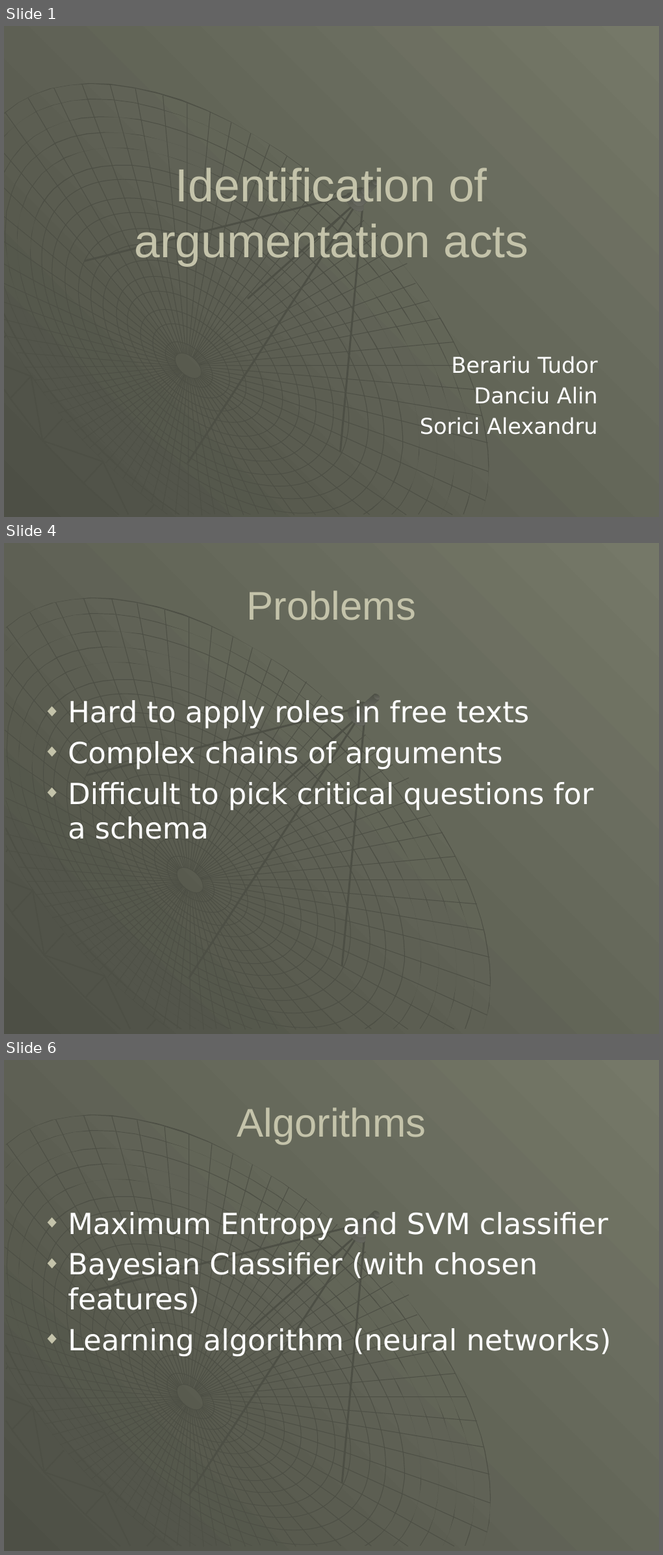
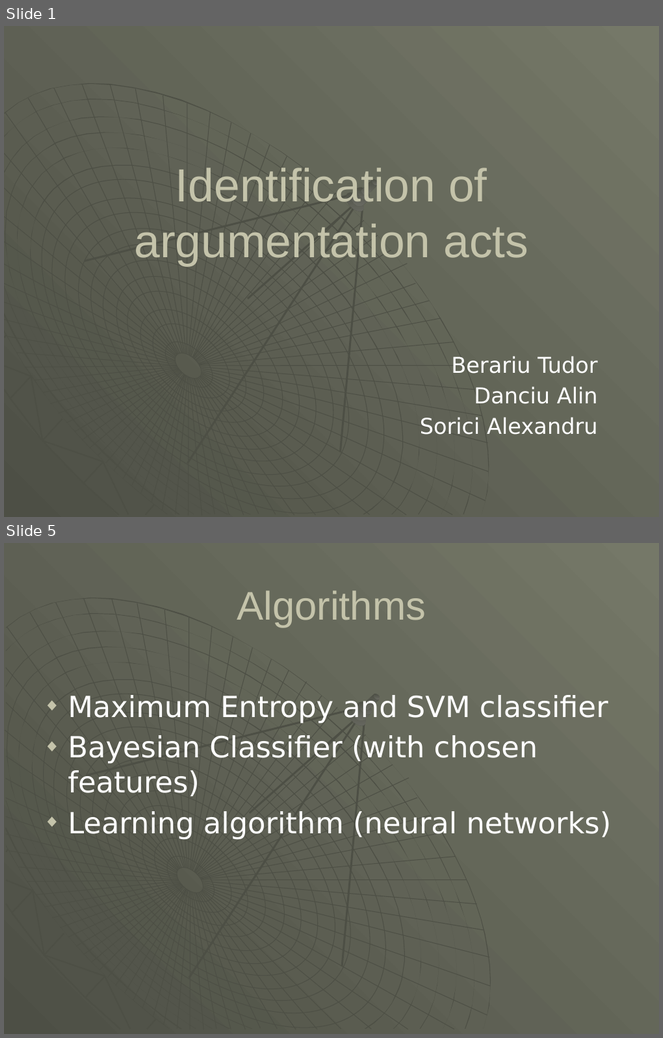
Before and after one commit to asorici/argument-act, a slide deck: presentations/milestone_3/Identification of argumentation acts in chat conversations.pptx. Shown one above the other, each under a label of ours: slides 1, 4 and 6 before the commit, slides 1 and 5 after it; the slides between them are not shown. The pictures are 663x1555 and 663x1038 pixels, drawn with LibreOffice and Linux fonts; fonts in the diff are those of the drawing. Boxes give left, top, right and bottom in pixels: in the first picture for what was removed or moved away, otherwise in the second. Text is boxed around its words. In the diff, an @@ line names an element or a change of style, - is before the commit and + after.

```diff
--- a/presentations/milestone_3/Identification of argumentation acts in chat conversations.pptx
+++ b/presentations/milestone_3/Identification of argumentation acts in chat conversations.pptx
@@ slide 4 removed at bbox=[4, 543, 659, 1034], background gradient #4D4F45 to #757868; not listed: 112 template elements that a slide beside it also shows @@
@@ title removed at bbox=[247, 590, 416, 620] @@
-Problems
@@ text removed at bbox=[68, 700, 594, 839] @@
-◆ Hard to apply roles in free texts
-◆ Complex chains of arguments
-◆ Difficult to pick critical questions for a schema
@@ what was slide 6 is now slide 5 @@
```
Also in this commit, not shown: 3 slides changed, 4 slides added, 1 other slide removed, 11 other files.
